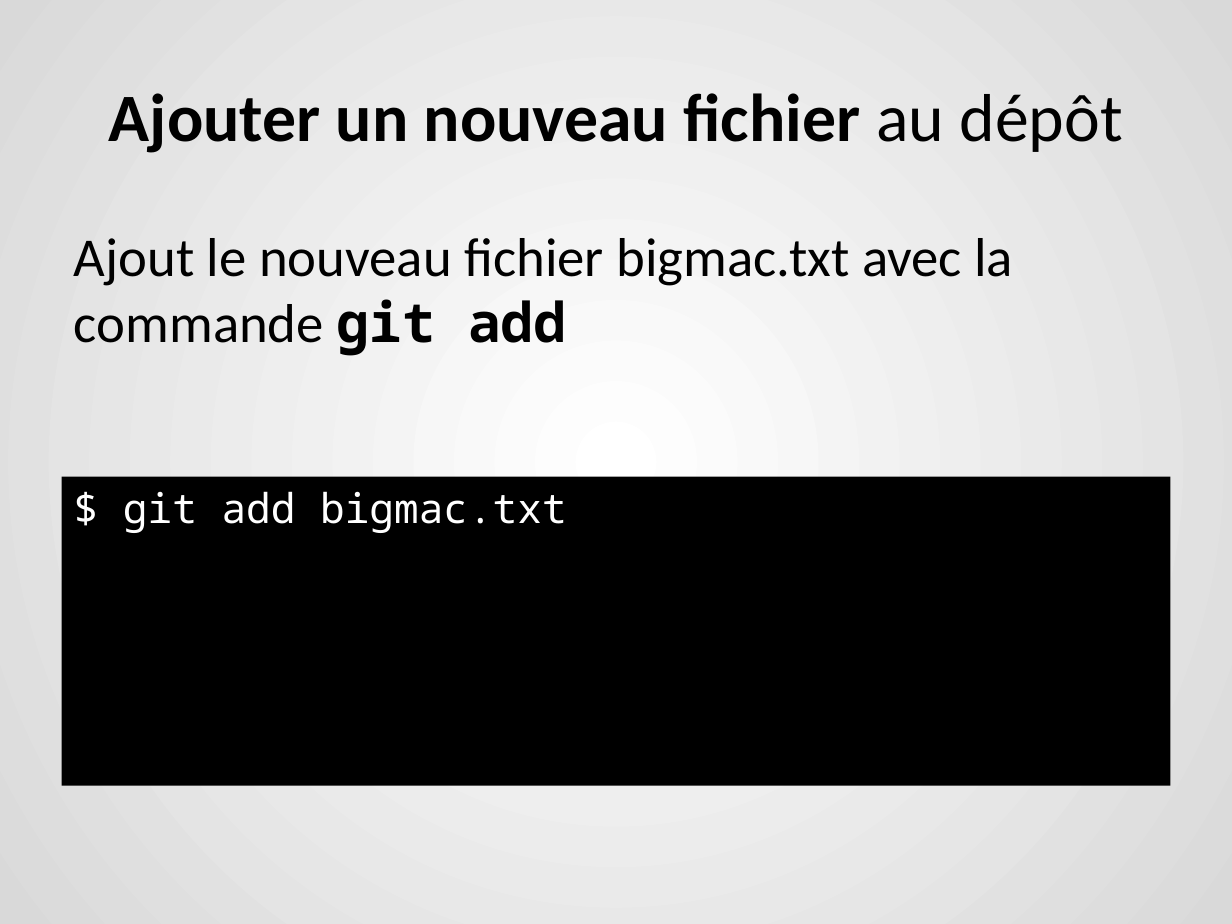
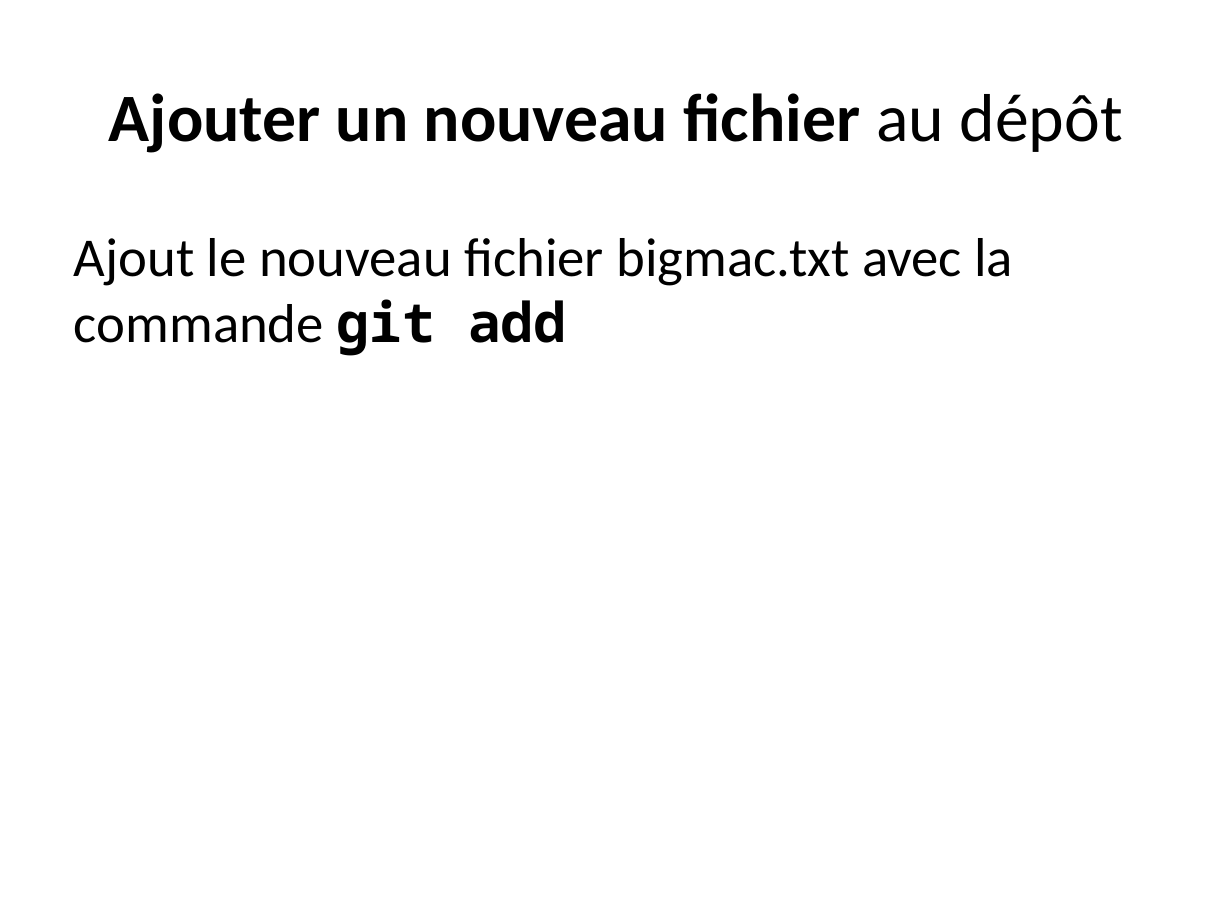
Before and after one commit to berradais/light-dna-2020-2021, a slide deck: slide 11 of 1-Environment/Lab/3.burger_lab.pptx. Drawn at 1232x924 pixels with LibreOffice and Linux fonts; fonts in the diff are those of the drawing. Boxes give left, top, right and bottom in pixels: in the first picture for what was removed or moved away, otherwise in the second. Text is boxed around its words. In the diff, an @@ line names an element or a change of style, - is before the commit and + after.

```diff
--- a/1-Environment/Lab/3.burger_lab.pptx
+++ b/1-Environment/Lab/3.burger_lab.pptx
@@ background gradient #FFFFFF to #D9D9D9 to #FFFFFF @@
@@ rectangle removed at [62, 477, 1170, 786] @@
-$ git add bigmac.txt
```
Also in this commit, not shown: 37 other slides changed, 5 slides removed, 20 other files.
